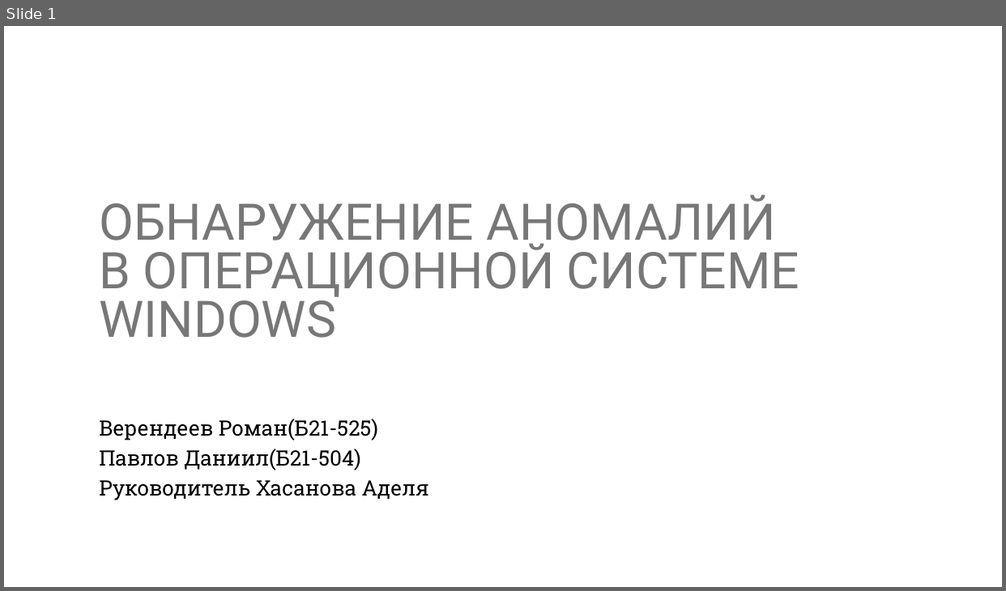
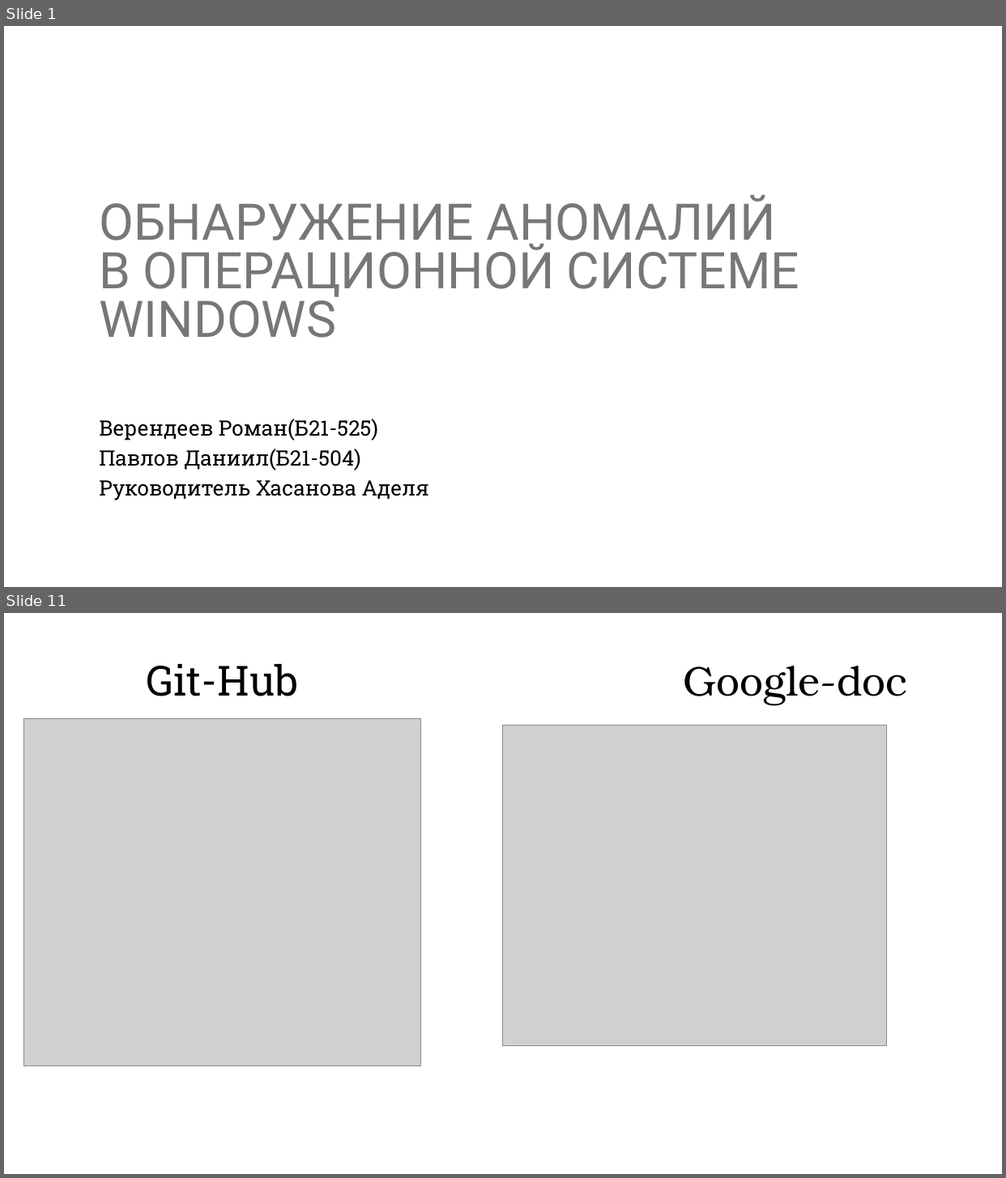
Before and after one commit to nek1kek/first_one, a slide deck: Обнаружение_аномалий_в_операционной_системе_Windows.pptx. Shown one above the other, each under a label of ours: slide 1 before the commit, slides 1 and 11 after it; the slides between them are not shown. The pictures are 1006x591 and 1006x1178 pixels, drawn with LibreOffice and Linux fonts; fonts in the diff are those of the drawing; grey boxes stand for pictures; background and template pictures are left out. Boxes give left, top, right and bottom in pixels: in the first picture for what was removed or moved away, otherwise in the second. Text is boxed around its words. In the diff, an @@ line names an element or a change of style, - is before the commit and + after.

```diff
--- a/Обнаружение_аномалий_в_операционной_системе_Windows.pptx
+++ b/Обнаружение_аномалий_в_операционной_системе_Windows.pptx
@@ slide 11 added at bbox=[4, 613, 1002, 1174], background #FFFFFF @@
@@ text added at bbox=[146, 664, 907, 705], 40 pt, text #000000 @@
+Git-Hub Google-doc
@@ picture added at bbox=[24, 718, 421, 1066] @@
@@ picture added at bbox=[503, 726, 888, 1046] @@
@@ ellipse added at bbox=[940, 1125, 973, 1158], outline #FFFFFF 1 pt @@
```
Also in this commit, not shown: 5 slides changed, 5 other slides added, 2 slides removed.
